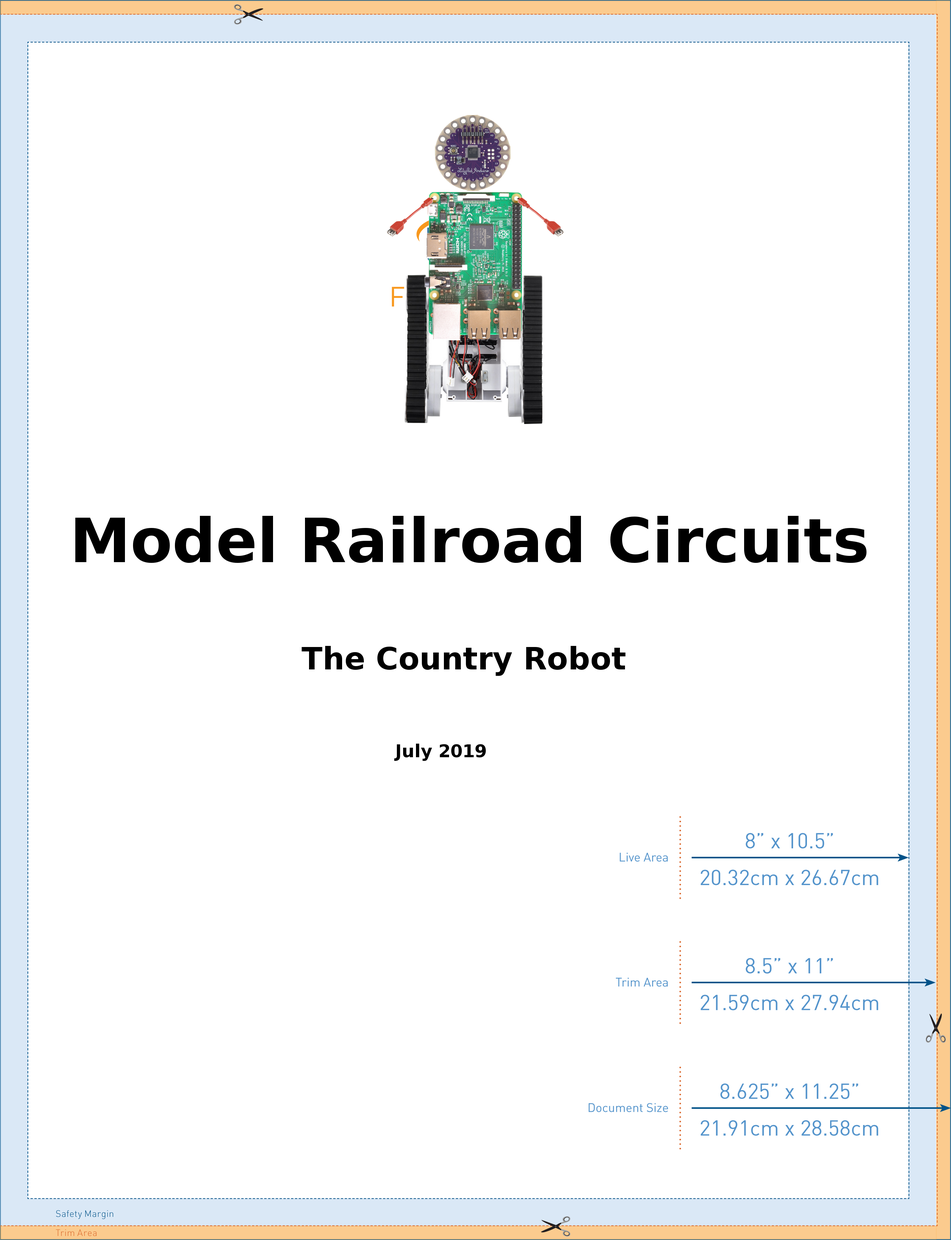
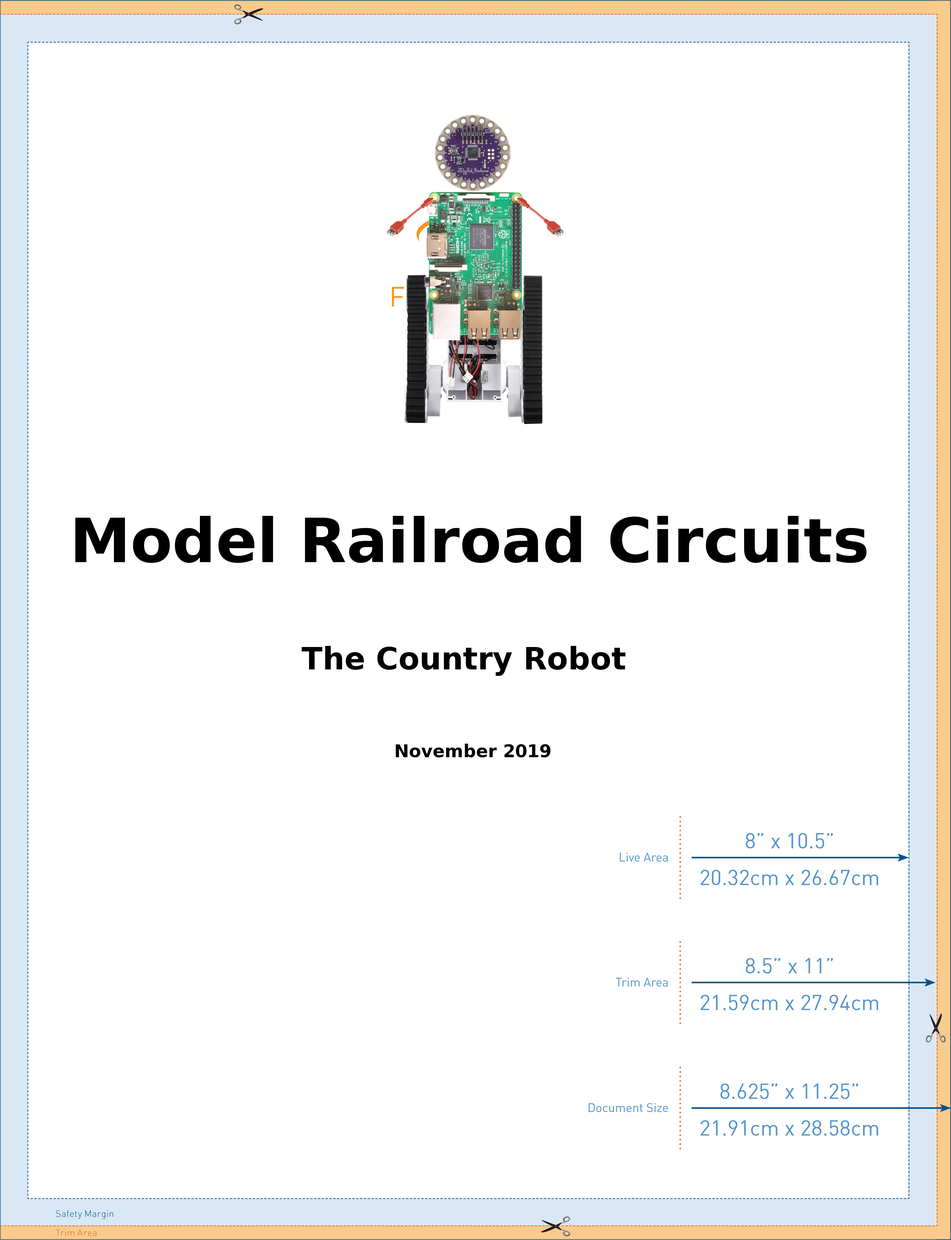
Layered file, before and after one edit (951 x 1240). Changes by layer:
renamed "July 2019" to "November 2019", painted on it over box(394, 743, 551, 762)
